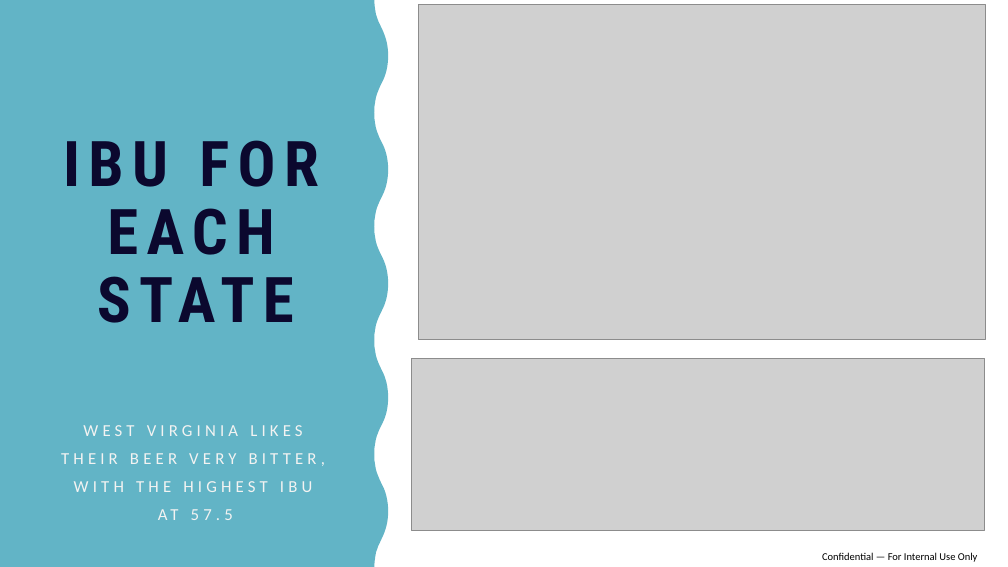
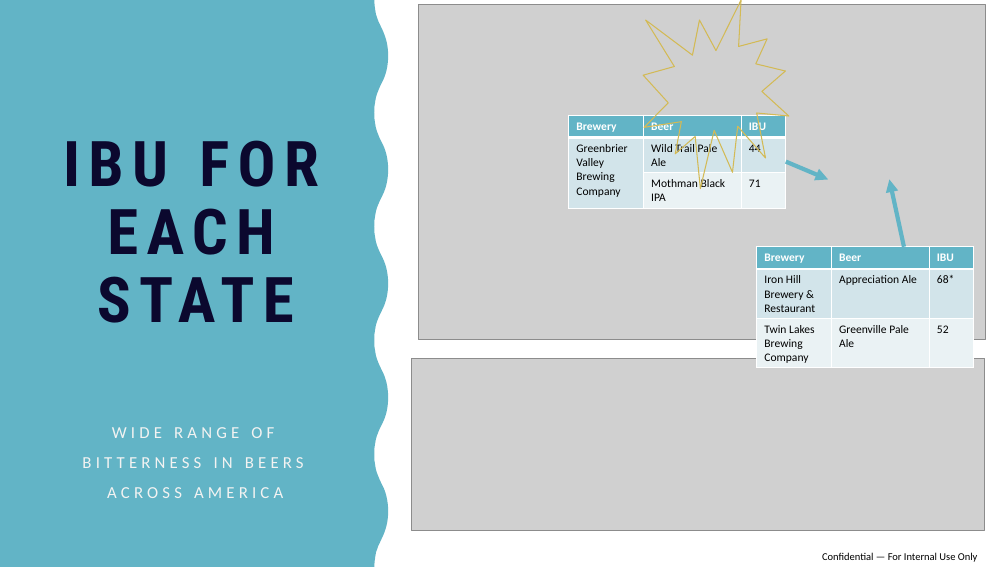
Before and after one commit to mattfarrow1/6306-project-1, a slide deck: slide 6 of docs/Matt_Farrow_Megan_Ball_DS6306_EDA.pptx. Drawn at 1008x567 pixels with LibreOffice and Linux fonts; fonts in the diff are those of the drawing; grey boxes stand for pictures. Boxes give left, top, right and bottom in pixels: in the first picture for what was removed or moved away, otherwise in the second. Text is boxed around its words. In the diff, an @@ line names an element or a change of style, - is before the commit and + after.

```diff
--- a/docs/Matt_Farrow_Megan_Ball_DS6306_EDA.pptx
+++ b/docs/Matt_Farrow_Megan_Ball_DS6306_EDA.pptx
@@ irregular seal added at (644,0,789,189), outline #D3BA55 1 pt @@
@@ table added at (569,115,786,208), 3 rows, 3 columns @@
+Brewery | Beer | IBU
+Greenbrier Valley Brewing Company | Wild Trail Pale Ale | 44
+ | Mothman Black IPA | 71
@@ arrow added from (786, 162) to (828, 179), #62B4C6 4 pt @@
@@ arrow added from (904, 247) to (889, 179), #62B4C6 4 pt @@
@@ table added at (757,247,974,368), 3 rows, 3 columns @@
+Brewery | Beer | IBU
+Iron Hill Brewery & Restaurant | Appreciation Ale | 68*
+Twin Lakes Brewing Company | Greenville Pale Ale | 52
@@ text at (82,427,304,498): text changed @@
-WEST VIRGINIA LIKES THEIR BEER VERY BITTER, WITH THE HIGHEST IBU AT 57.5
+WIDE RANGE OF BITTERNESS IN BEERS ACROSS AMERICA
```
Also in this commit, not shown: 8 other slides changed, 1 slide added, 1 slide removed.
